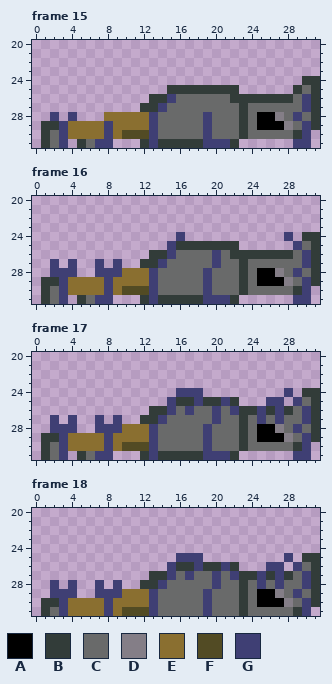
Two states of a pixel-art file, src/sprite sheets/player sprites/playerDying/playerDying.aseprite. Above is the file before it was changed.
32x32 pixels, 25 frames. Shown: frame 15: x 0..31, y 20..31; frame 16: x 0..31, y 20..31; frame 17: x 0..31, y 20..31; frame 18: x 0..31, y 20..31. The commit also changed other frames, which this record leaves out.
Visible layers, top first: "Effects", "Head", "Front Cloak", "Back Cloak", "Body", "Left Leg", "Right Leg".
Palette (. is transparent): A #000000  B #323c39  C #696a6a  D #847e87  E #8a6f30  F #524b24  G #3f3f74
Pixels before, frame 15, first column x 1:
24 .............................BB
25 ..............BBBBBBBB......BCB
26 ............BBGCCCCCCBBBBBBBCGB
27 ...........BBGCCCCCCCCBCCCCCCGB
28 .G.G...EEEEEGCCCCCGCCCBCAADCGCB
29 BBGEEEEGEEEEGCCCCCGCCCBCAAADCGB
30 BCGEEEEGEFFFGCCCCCGCCCBCCCCCBG.
31 BCG.BCGG...BGBBBBBGGGB......GG.
Pixels before, frame 16, first column x 1:
24 ...............G...........G.BB
25 ..............GBBBBBBB......GCB
26 ............BBGCCCCGCBBBBBBBCGB
27 .G.G..G.G..BBGCCCCCGCCBCCCCCCGB
28 .GGG..GGGEEEGCCCCCGCCCBCAADCGCB
29 BBGEEEEGEEEEGCCCCCGCCCBCAAADCGB
30 BCGEEEEGEFFFGCCCCCGCCCBCCCCCBG.
31 BCG.BCGG...BGBBBBBGGGB......GG.
Pixels before, frame 17, first column x 1:
24 ...............GGG.........G.BB
25 ..............GBBGBBGB...GG.GCB
26 ............BBGCGCCGCGBBGBGBCGB
27 .G.G..G.G..BBGCCCCCGCCBCGCGCCGB
28 .GGG..GGGEEEGCCCCCGCCCBCAADCGCB
29 BBGEEEEGEEEEGCCCCCGCCCBCAAADCGB
30 BCGEEEEGEFFFGCCCCCGCCCBCCCCCBG.
31 BCG.BCGG...BGBBBBBGGGB......GG.
Pixels before, frame 18, first column x 1:
25 ...............GGG.........G.BB
26 ..............GBBGBBGB...GG.GCB
27 ............BBGCGCCGCGBBGBGBCGB
28 .G.G..G.G..BBGCCCCCGCCBCGCGCCGB
29 .GGG..GGGEEEGCCCCCGCCCBCAADCGCB
30 BBGEEEEGEEEEGCCCCCGCCCBCAAADCGB
31 BCGEEEEGEFFFGCCCCCGCCCBCCCCCBG.
After the commit:
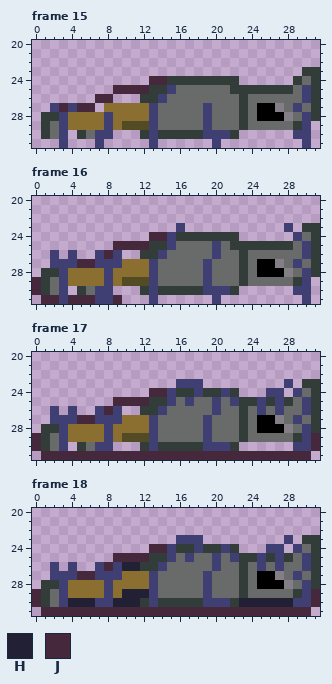
Colours new in this view: H #222034  J #45283c
The edit:
layer "Portal" added
Changed rows in their new state; - is an unchanged pixel.
Frame 15:
first column x 1:
23 -----------------------------BB
24 ------------JJBBBBBBBB------BC-
25 --------JJJJBBGCCCCCC-BBBBBBCG-
26 ------JJ---B-GC------C-CCCCC---
27 -GJGJJ-EEEEEGC----G-----AAD-GC-
28 BBGEEEEG------------------ADCG-
29 -C-------FFF------------CCCCB-.
30 ---.BCG-...B-BBBBB-GGB......G--
31 ..--..-.---.-......-..------.--
Frame 16:
first column x 0:
23 ----------------G-----------G-BB
24 -------------JJGBBBBBBB-----.GC-
25 ---------JJJJBB-CCCCGC-BBBBBBCG-
26 --G-G--GJG--B-GC------C-CCCCC---
27 ---G-JJ-G-EEEGC----GC----AAD-GC-
28 -BB-EEEE-E-----------------ADCG-
29 J-C-------FFF------------CCCCB-.
30 J---.BCG-...B-BBBBB-GGB......G--
31 -JJ-JJJ--J--.-......-..------.--
Frame 17:
first column x 0:
23 ----------------GGG---------G-BB
24 -------------JJGBB-BBGB---GG.GC-
25 ---------JJJJBB-CGCCGCGBBGB-BCG-
26 --G-G--GJG--B-GC-C----C-C-C-C---
27 ---G-JJ-G-EEEGC----GC----AAD-GC-
28 -BB-EEEE-E-----------------ADCG-
29 J-C-------FFF------------CCCCB-J
30 J---.BCG-...B-BBBBB-GGB......G-J
31 -JJJJJJJJJJJJJJJJJJJJJJJJJJJJJJ-
Frame 18, layers "Portal", "Effects", "Head":
first column x 0:
23 ----------------GGG---------G-BB
24 -------------JJGBBGBBGB---GG-GCB
25 ---------JJJJBBGC-CCGCGBBGBGBCG-
26 --G-G--GJGHHBBGCCCCCGCCBCGC-CCG-
27 --GGGJJGGGEEEGCC-C-GC-C-CAADCGC-
28 -BBGEEEEGEEEEGC----GC----AAAD---
29 JBC-EEEE-EHHH------------CCC-BGJ
30 J-C-HHHG-HHHB-BBBBB-GGBHHHHHHG-J
31 -JJJJJJJJJJJJJJJJJJJJJJJJJJJJJJ-
